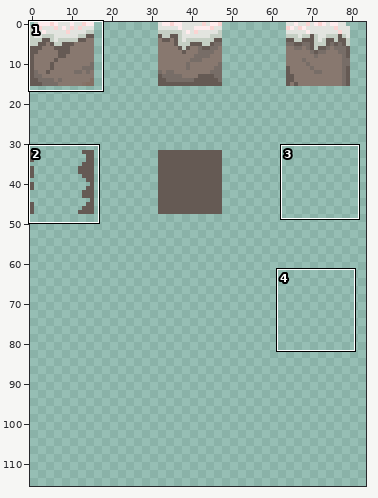
File history of a pixel-art file, Alzey2025/Assets/Sprites/Boden-0001.aseprite. The first picture is a wide view before the edit; the outline marks the close-up.
Close-up. The starting point:
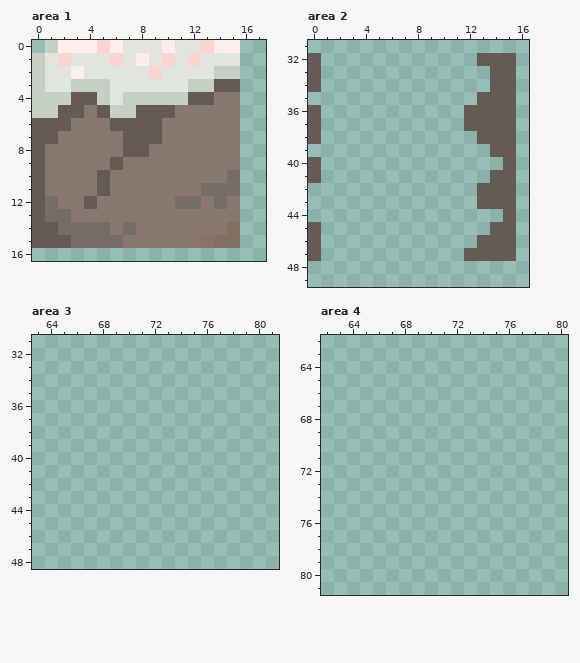
160x160 pixels, 1 frame. Shown: area 1: x 0..17, y 0..16; area 2: x 0..16, y 31..49; area 3: x 63..81, y 31..48; area 4: x 62..80, y 62..81. The wide view leaves out empty margins. The commit also changed other parts of the picture, which this record leaves out.
The same view after the edit:
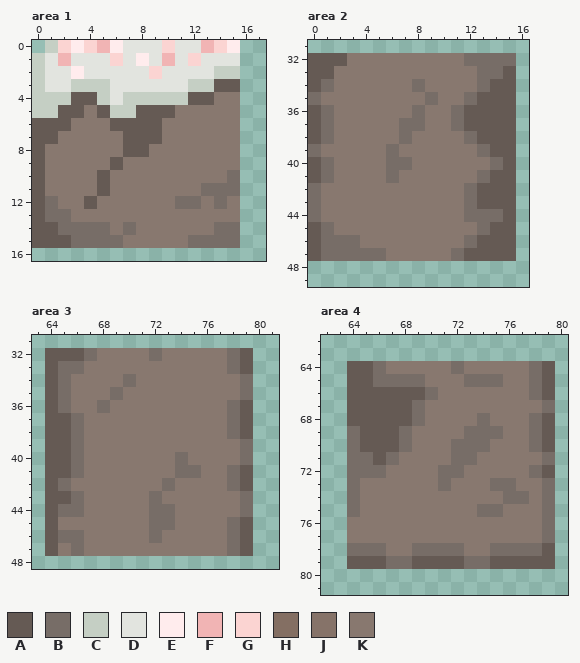
Palette (. is transparent): A #655a54  B #776d67  C #c5cfc4  D #e2e4df  E #ffeced  F #f1b4b4  G #fbd4d2  H #846f63  J #867369  K #88786f
The edit:
Changed rows in their new state; - is an unchanged pixel.
Area 1, layer "Layer 1":
first column x 2:
 0 G-GF----G--FG
 1 F-------F----
first column x 12:
14 --BB
15 BBBB
Area 2, layer "Layer 1":
first column x 0:
32 -AAKKKKKKKKKBBBB
33 -AKKKKKKKKKKKBB-
34 -BKKKKKKBKKKKB--
35 BKKKKKKKKBKKB---
36 -BKKKKKKBKKB----
37 -BKKKKKBBKKB----
38 -BKKKKKBKKKKB---
39 BKKKKKBKKKKKKB--
40 -BKKKKBBKKKKKKB-
41 -BKKKKBKKKKKKB--
42 BKKKKKKKKKKKB---
43 BKKKKKKKKKKKB---
44 BKKKKKKKKKKKBBB-
45 -BKKKKKKKKKKKB--
46 -BBBKKKKKKKKB---
47 -BBBBBKKKKKB----
Area 3, layer "Layer 1":
first column x 64:
32 AAABKKKKBKKKKKBA
33 ABBKKKKKKKKKKKBA
34 ABKKKKBKKKKKKKKB
35 ABKKKBKKKKKKKKKB
36 ABKKBKKKKKKKKKBA
37 AABKKKKKKKKKKKBA
38 AABKKKKKKKKKKKBA
39 AABKKKKKKKKKKKKB
40 AABKKKKKKKBKKKKB
41 AABKKKKKKKBBKKBA
42 ABKKKKKKKBKKKKBA
43 AABKKKKKBKKKKKKB
44 ABBKKKKKBBKKKKKB
45 AKKKKKKKBBKKKKBA
46 ABBKKKKKBKKKKKBA
47 AKBKKKKKKKKKKKBA
Area 4, layer "Layer 1":
first column x 64:
64 AABKKKKKBKKKKKBA
65 AABBBBKKKBBBKKBA
66 AAAAAABKKKKKKKBA
67 AAAAABKKKKKKKKKB
68 AAAAABKKKKBKKKBA
69 BAAABKKKKBBBKKBA
70 BAAABKKKBBBKKKBA
71 BBABKKKKBBKKKKKB
72 BBBKKKKBBKKKKKBA
73 BKKKKKKBKKKBBKKB
74 BKKKKKKKKKKKBBKB
75 BKKKKKKKKKBBKKKB
76 KKKKKKKKKKKKKKKB
77 KKKKKKKKKKKKKKKB
78 BBBKKBBBBKKBBBBA
79 AAABBAAAABBAAAAA
Pixel boxes of the changes (left, top, right, bottom) in both close-ups:
changed: (58, 40, 110, 66)
changed: (162, 40, 227, 66)
changed: (188, 222, 240, 248)
changed: (308, 53, 516, 261)
added: (45, 348, 253, 556)
added: (347, 361, 555, 569)
